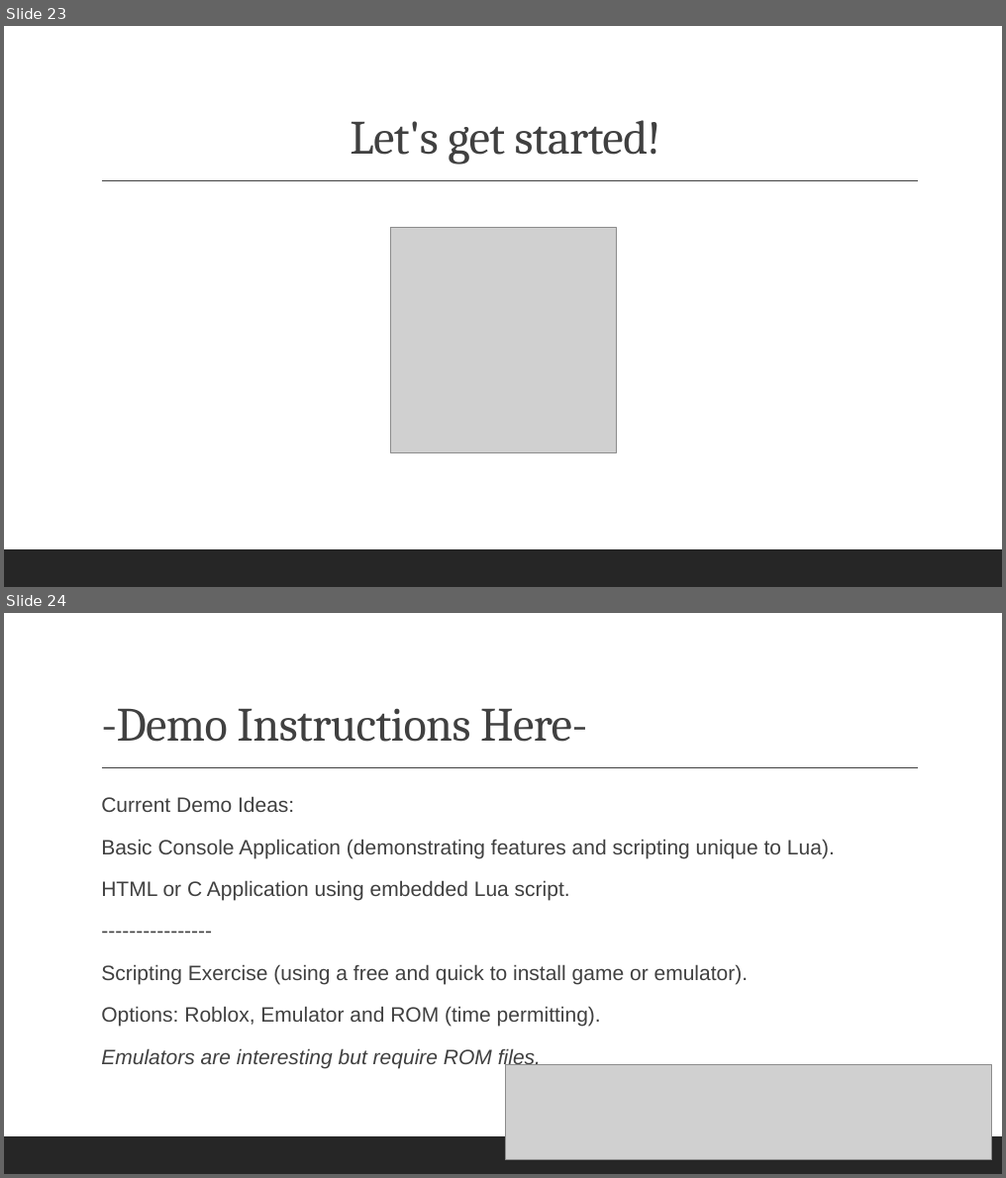
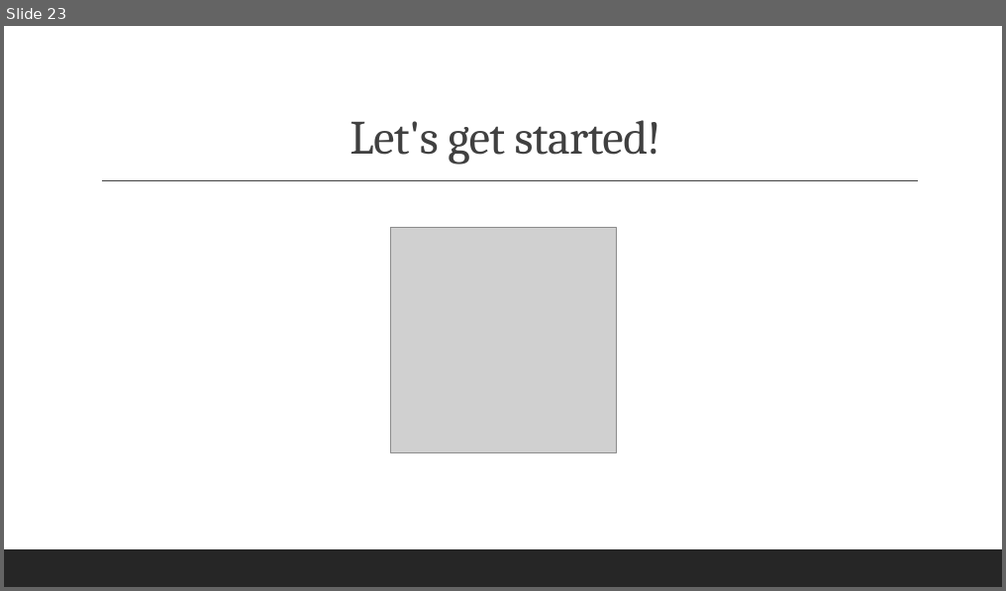
Before and after one commit to ethan-reinsborough/advweb-lua-project, a slide deck: Lua Presentation.pptx. Shown one above the other, each under a label of ours: slides 23 and 24 before the commit, slide 23 after it. The pictures are 1006x1178 and 1006x591 pixels, drawn with LibreOffice and Linux fonts; fonts in the diff are those of the drawing; grey boxes stand for pictures. Boxes give left, top, right and bottom in pixels: in the first picture for what was removed or moved away, otherwise in the second. Text is boxed around its words. In the diff, an @@ line names an element or a change of style, - is before the commit and + after.

```diff
--- a/Lua Presentation.pptx
+++ b/Lua Presentation.pptx
@@ slide 24 removed at [4, 613, 1002, 1174], background #FFFFFF; not listed: 2 template elements that a slide beside it also shows @@
@@ title removed at [101, 708, 587, 742] @@
--Demo Instructions Here-
@@ text removed at [101, 796, 835, 1068] @@
-  Current Demo Ideas:
-  Basic Console Application (demonstrating features and scripting unique to Lua).
-  HTML or C Application using embedded Lua script.
-  ----------------
-  Scripting Exercise (using a free and quick to install game or emulator).
-  Options: Roblox, Emulator and ROM (time permitting).
-  Emulators are interesting but require ROM files.
@@ picture removed at [506, 1065, 992, 1160] @@
```
Also in this commit, not shown: 2 slides changed, 5 slides added, 3 other slides removed.
